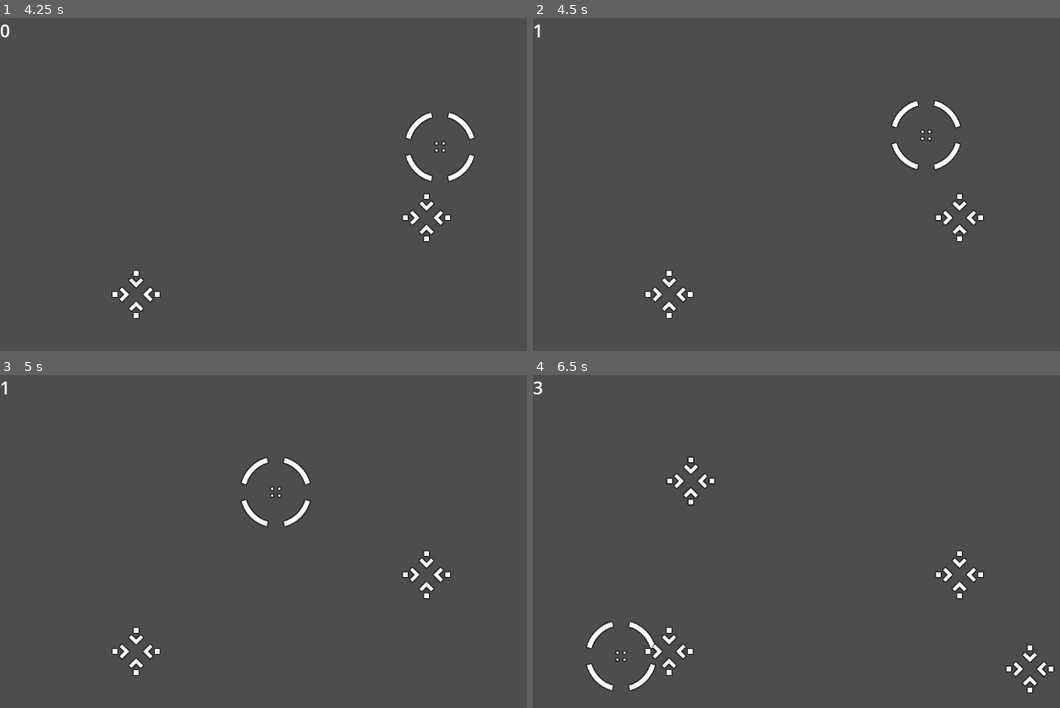
Above: before the commit, frames 1-4 (two rows, left to right).
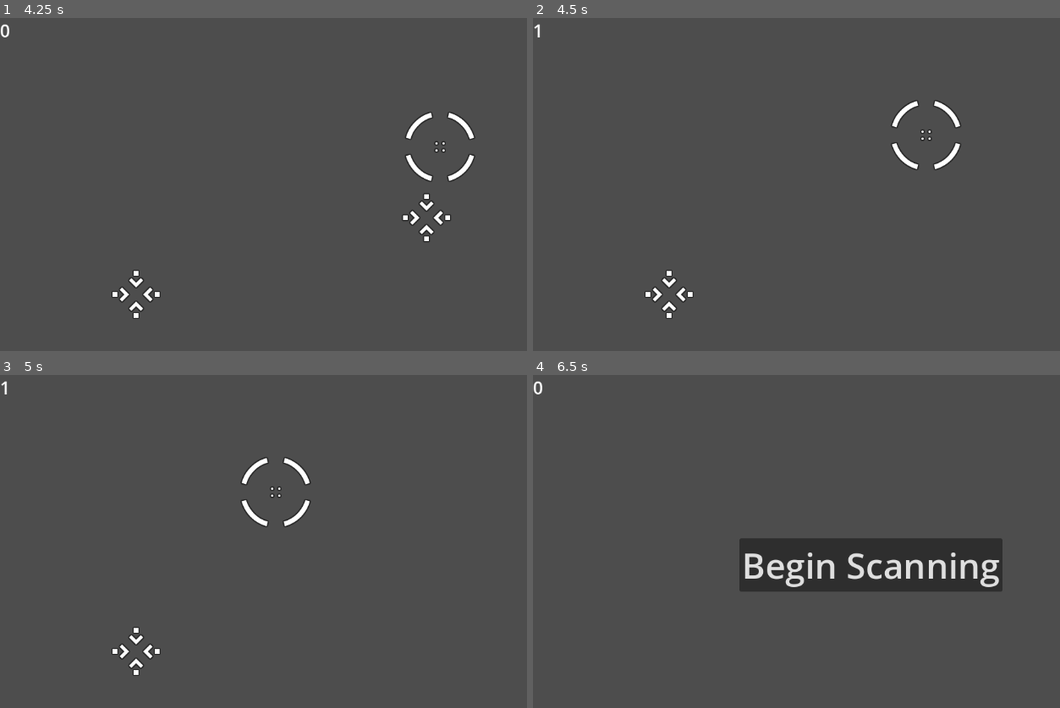
Above: after the commit, the same moments.

Repository: ubcs-io/simple_scanner
Game: Godot game, scene res://main.tscn
Two runs of this game, one before a commit and one after it. Both use one fixed random seed, a clock stepped at 60 frames per second and the inputs below.
Inputs:
- Up to frame 1 (4.25 s): click "Begin Scanning" at 0.5 s; tap Enter at 1.25 s; hold D (move_right) 1.28-2.03 s; hold Space (space) 1.28-2.03 s; hold S (move_down) 2.03-2.78 s; tap Space (space) at 2.1, 3.6 s; hold D (move_right) 2.78-3.53 s; hold Space (space) 2.78-3.53 s; hold W (move_up) from 3.53 s (still down)
- Up to frame 2 (4.5 s): release W (move_up) at 4.28 s; hold A (move_left) from 4.28 s (still down); hold Space (space) from 4.28 s (still down)
- Up to frame 3 (5 s): keep holding A (move_left); keep holding Space (space)
- Up to frame 4 (6.5 s): release Space (space) at 5.03 s; tap Space (space) at 5.1 s; release A (move_left) at 5.78 s; hold S (move_down) from 5.78 s (still down); hold Space (space) from 5.78 s (still down)

Frame 1 is identical in both runs. In frame 2, 0.3% of the frame differs, in the area x 76-86%, y 52-68%; in frame 3, 0.3%; in frame 4, 9.0%, in the area x 0-100%, y 2-96%.
Error before the commit: Invalid operands 'String' and 'Nil' in operator 'in'. (res://main.gd:109)
Error after the commit: Invalid operands 'String' and 'Nil' in operator 'in'. (res://main.gd:108)

Commit message:
Finalize two-way sync

Diff:
--- a/cursor.gd
+++ b/cursor.gd
@@ -44,11 +44,16 @@
 func lock_contact(body):
 	if body.is_in_group("contacts"):
 		on_contact = null
+		remove_body(body)
 		locked.emit(body.get_instance_id())
 
 func lock_contact_by_id (contact_id):
 	var contact_to_remove = instance_from_id(int(contact_id))
-	contact_to_remove.queue_free()
+	remove_body(contact_to_remove)
+	locked.emit(int(contact_id))
+
+func remove_body (body):
+	body.queue_free()
 
 func start(pos):
 	position = pos
--- a/main.gd
+++ b/main.gd
@@ -12,6 +12,7 @@
 var search_for_life = 0
 var total_contacts = 0
 var at_menu = 1
+var locked_contacts = []
 
 var headers
 var body
@@ -49,27 +50,26 @@
 		if ship_speed > 5:
 			ship_speed -= 5
 
+	total_contacts = get_tree().get_nodes_in_group("contacts").size()
 	if total_contacts < max_contacts and at_menu == 0:
+
 		search_for_life = randi_range(1,signal_rate) / ship_speed
 		if search_for_life < 5:
 			var contact = contact.instantiate()
 			contact.position = Vector2(randi_range(200,1100), randi_range(100,550))
 			add_child(contact)
+			print(get_tree().get_nodes_in_group("contacts").size())
 			contact_server(contact.get_instance_id(), 1337, "detected", "A new contact has appeared", "update")
 			$contact_new.play()
-			total_contacts = total_contacts + 1
 
 func _increment_signals(contact_id):
 	$contact_locked.play()
-	score = score + 1
-	total_contacts = total_contacts - 1
+	locked_contacts.append(str(contact_id))
+	contact_server(contact_id, 1337, "locked", "Contact locked", "update")
+	score = locked_contacts.size()
 	$HUD.update_score(score)
-	#print("Remove contact with id: " + str(contact_id))
-	contact_server(contact_id, 1337, "locked", "Contact locked", "update")
-	#print(score)
-	if score > 3:
-		#on_gameover()
-		# For some reason the signal suddenly isn't working anymore
+	print(locked_contacts)
+	if score >= 3:
 		gameover.emit()
 		get_tree().call_group("contacts", "queue_free")
 
@@ -77,7 +77,6 @@
 	var heartbeat = contact_server(1, 1337, "none", "none", "sync")
 
 func contact_server(id, session, status, message, event_type):
-
 	contact_id = str(id)
 	session = str(session)
 	status = status.uri_encode()
@@ -106,10 +105,12 @@
 	update_game(json)
 
 func update_game(heartbeat):
-	if 'status' in heartbeat && heartbeat.status == "locked":
-		if instance_from_id(int(heartbeat.id)):
+	if 'status' in heartbeat && heartbeat.status == "locked" && at_menu == 0:
+		if !locked_contacts.has(str(heartbeat.id)):
+			print(locked_contacts)
+			print("Remove " + str(heartbeat.id))
 			$cursor.lock_contact_by_id(heartbeat.id)
-			_increment_signals(heartbeat.id)
+			#_increment_signals(heartbeat.id)
 
 
 # Game start/end methods
@@ -121,7 +122,7 @@
 
 func _on_gameover():
 	score = 0
-	total_contacts = 0
+	locked_contacts = []
 	at_menu = 1
 	await get_tree().create_timer(2.0).timeout
 	contact_server(1, 1337, "none", "No contacts present", "update")
